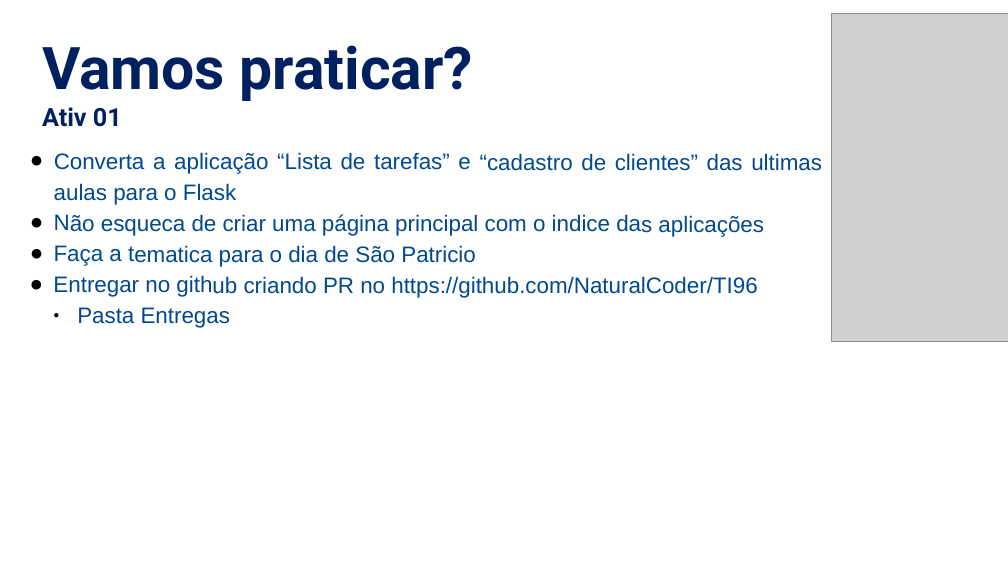
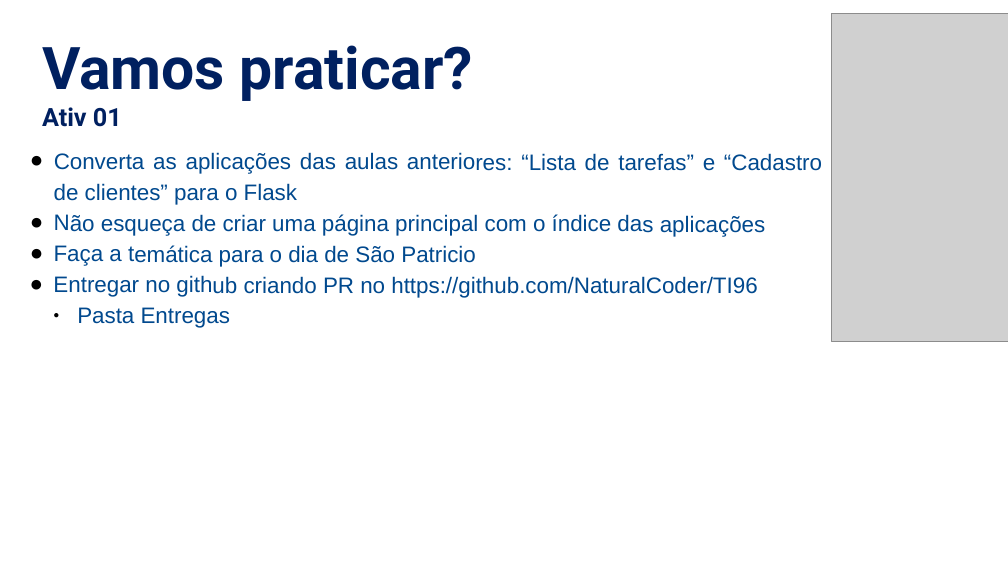
Before and after one commit to NaturalCoder/TI96, a slide deck: slide 18 of aula07/Aula07.pptx. Drawn at 1008x567 pixels with LibreOffice and Linux fonts; fonts in the diff are those of the drawing; grey boxes stand for pictures. Boxes give left, top, right and bottom in pixels: in the first picture for what was removed or moved away, otherwise in the second. Text is boxed around its words. In the diff, an @@ line names an element or a change of style, - is before the commit and + after.

```diff
--- a/aula07/Aula07.pptx
+++ b/aula07/Aula07.pptx
@@ text at <box>54,152,822,267</box>: text changed @@
-● Converta a aplicação “Lista de tarefas” e “cadastro de clientes” das ultimas aulas para o Flask
-● Não esqueca de criar uma página principal com o indice das aplicações
-● Faça a tematica para o dia de São Patricio
+● Converta as aplicações das aulas anteriores: “Lista de tarefas” e “Cadastro de clientes” para o Flask
+● Não esqueça de criar uma página principal com o índice das aplicações
+● Faça a temática para o dia de São Patricio
```
Also in this commit, not shown: 1 other slide changed.
